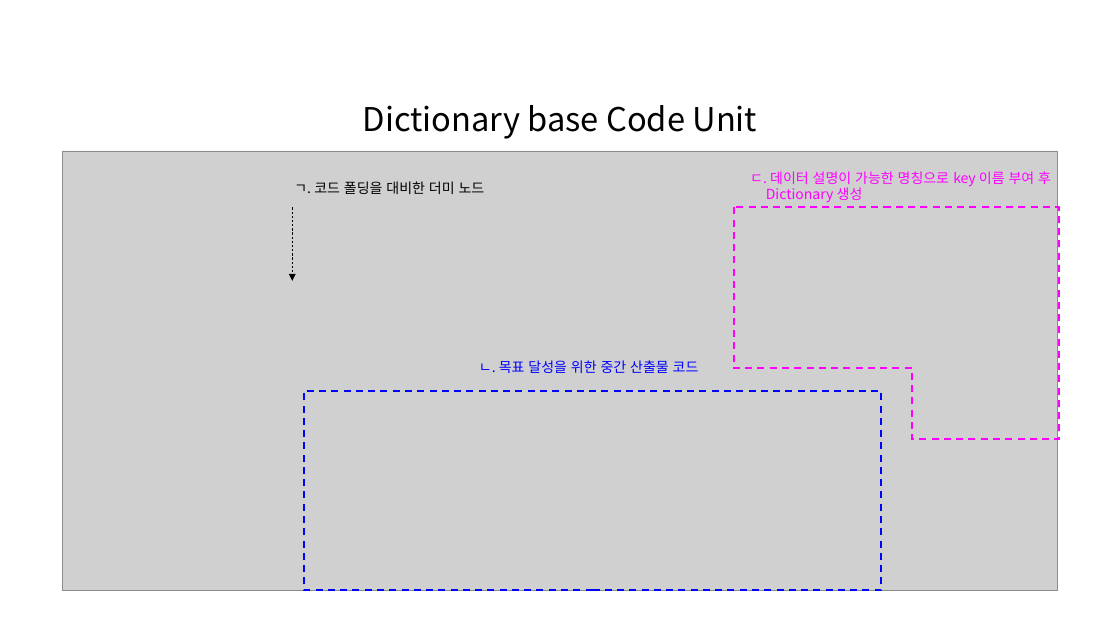
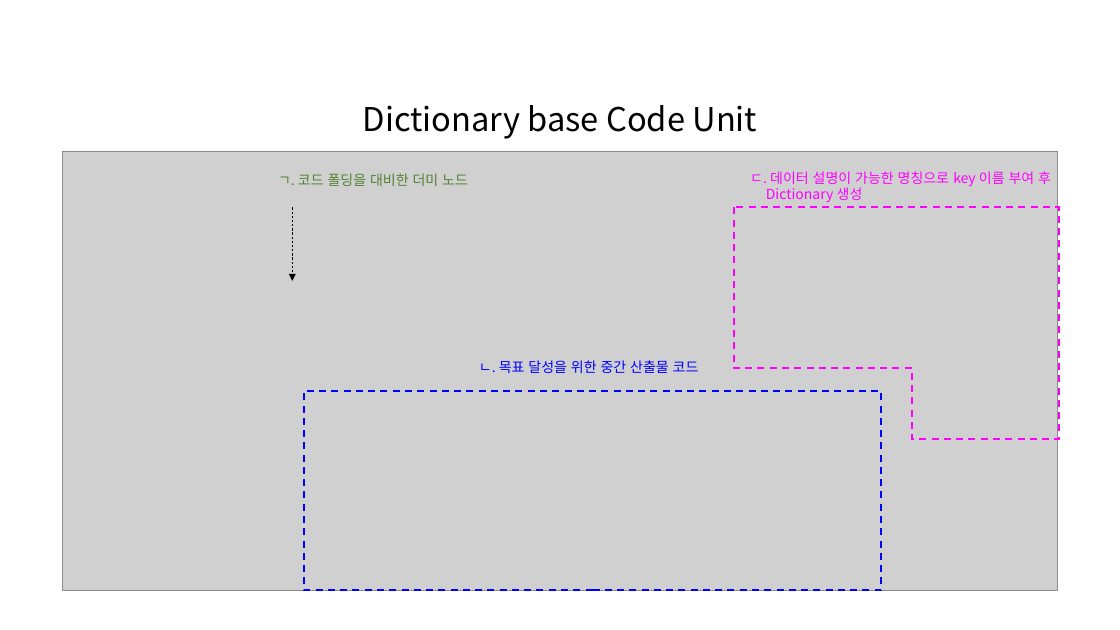
Before and after one commit to hnanmal/mQ, a slide deck: slide 25 of DynamoUserGroup/20221118_부산 세미나 준비/documentum/DynDict활용_발표자료.pptx. Drawn at 1120x630 pixels with LibreOffice and Linux fonts; fonts in the diff are those of the drawing; grey boxes stand for pictures. Boxes give left, top, right and bottom in pixels: in the first picture for what was removed or moved away, otherwise in the second. Text is boxed around its words. In the diff, an @@ line names an element or a change of style, - is before the commit and + after.

```diff
--- a/DynamoUserGroup/20221118_부산 세미나 준비/documentum/DynDict활용_발표자료.pptx
+++ b/DynamoUserGroup/20221118_부산 세미나 준비/documentum/DynDict활용_발표자료.pptx
@@ text "ㄱ. 코드 폴딩을 대비한 더미 ...": place and size @@
-text "ㄱ. 코드 폴딩을 대비한 더미 ..." at box(294, 181, 485, 194)
+text "ㄱ. 코드 폴딩을 대비한 더미 ..." at box(278, 173, 468, 186)
@@ text "ㄱ. 코드 폴딩을 대비한 더미 ..." at box(278, 173, 468, 186): text colour #000000 to #548235 @@
```
Also in this commit, not shown: 1 other slide changed, 2 slides added, 1 slide removed, 4 other files.
